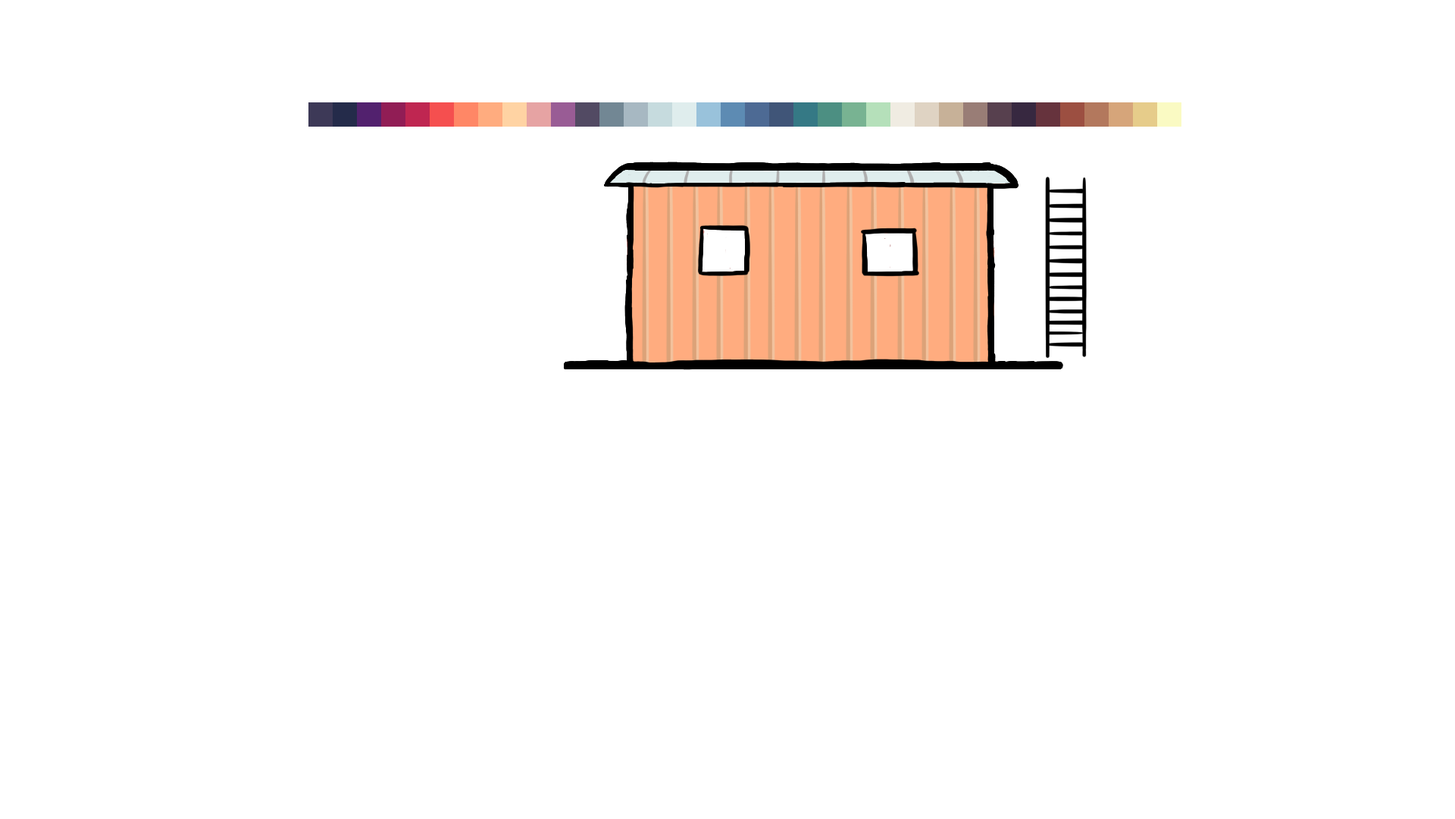
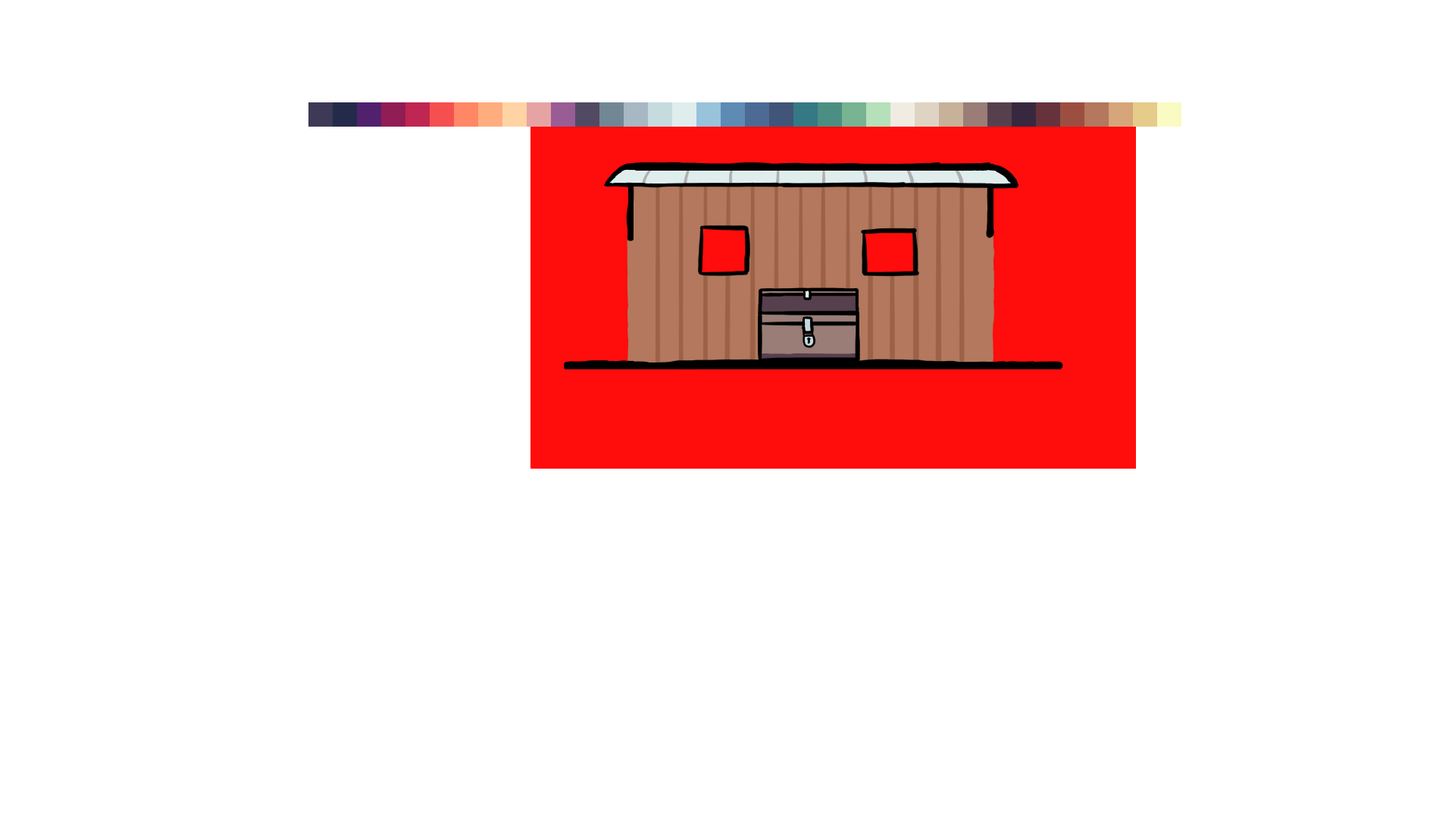
Layer changes from the first 1455x819 image to the second:
hid group "Front4" (3 layers) over 533, 145, 1068, 437
hid group "Front3" (3 layers) over 533, 145, 1068, 437
hid group "Front2" (3 layers) over 533, 145, 1068, 437
hid group "Front1" (3 layers) over 533, 145, 1068, 437
added group "ChestLocked" with 2 layers above "ChestOpen" over 732, 278, 879, 376
added layer "Chest" (1st of 4, in "ChestLocked") in group "ChestLocked" over 732, 278, 879, 376
added layer "Color" (2nd of 5, in "ChestLocked") in group "ChestLocked" over 732, 278, 879, 376
added group "ChestOpen" with 2 layers above "ChestBandit" over 684, 229, 879, 376
added layer "Chest" (2nd of 4, in "ChestOpen") in group "ChestOpen" over 684, 229, 879, 376
added layer "Color" (3rd of 5, in "ChestOpen") in group "ChestOpen" over 732, 229, 879, 376
added group "ChestBandit" with 2 layers above "ChestClosed" over 732, 229, 879, 376
added layer "Chest" (3rd of 4, in "ChestBandit") in group "ChestBandit" over 732, 229, 879, 376
added layer "Color" (4th of 5, in "ChestBandit") in group "ChestBandit" over 732, 278, 879, 376
added group "ChestClosed" with 2 layers above "Ladder" over 732, 278, 879, 376
added layer "Chest" (4th of 4, in "ChestClosed") in group "ChestClosed" over 732, 278, 879, 376
added layer "Color" (5th of 5, in "ChestClosed") in group "ChestClosed" over 732, 278, 879, 376
hid "Ladder" over 1018, 145, 1116, 389
showed group "Chassis" (2 layers) over 533, 145, 1068, 389
showed "Paint Layer 1" over 530, 126, 1137, 469
